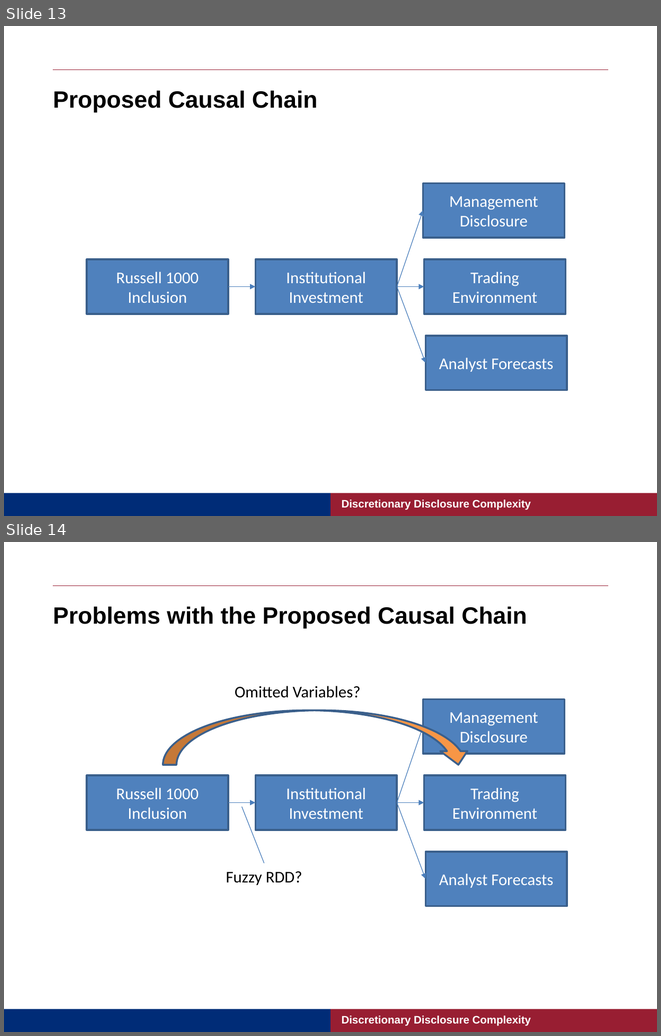
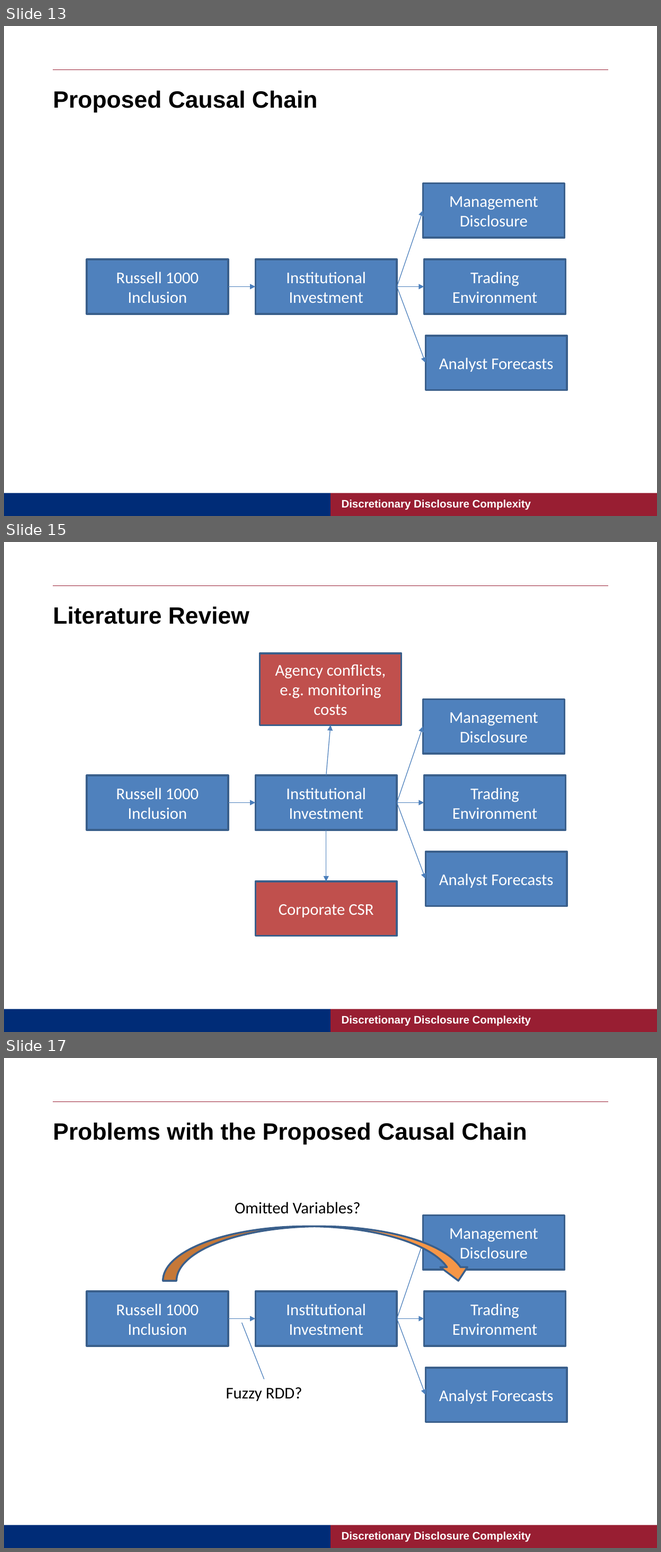
Before and after one commit to mixerupper/empirical_design_capstone, a slide deck: presentation/ACCT 930 - Capstone - Copy.pptx. Shown one above the other, each under a label of ours: slides 13 and 14 before the commit, slides 13, 15 and 17 after it; the slides between them are not shown. The pictures are 661x1036 and 661x1552 pixels, drawn with LibreOffice and Linux fonts; fonts in the diff are those of the drawing. Boxes give left, top, right and bottom in pixels: in the first picture for what was removed or moved away, otherwise in the second. Text is boxed around its words. In the diff, an @@ line names an element or a change of style, - is before the commit and + after.

```diff
--- a/presentation/ACCT 930 - Capstone - Copy.pptx
+++ b/presentation/ACCT 930 - Capstone - Copy.pptx
@@ slide 15 added at bbox=[4, 542, 657, 1032], background #FFFFFF; not listed: 3 template elements that a slide beside it also shows @@
@@ title added at bbox=[53, 606, 249, 624], 26 pt, text #000000, bold @@
+Literature Review
@@ rectangle added at bbox=[260, 653, 402, 725], fill #C0504D, outline #3A5F8C 2 pt, 18 pt, text #FFFFFF @@
+Agency conflicts, e.g. monitoring costs
@@ rectangle added at bbox=[423, 699, 565, 753], fill #4F81BD, outline #3A5F8C 2 pt, 18 pt, text #FFFFFF @@
+Management Disclosure
@@ arrow added from (326, 775) to (330, 725), #4B7EBC 0.75 pt @@
@@ arrow added from (397, 803) to (423, 726), #4B7EBC 0.75 pt @@
@@ rectangle added at bbox=[87, 775, 229, 829], fill #4F81BD, outline #3A5F8C 2 pt, 18 pt, text #FFFFFF @@
+Russell 1000 Inclusion
@@ rectangle added at bbox=[255, 775, 397, 829], fill #4F81BD, outline #3A5F8C 2 pt, 18 pt, text #FFFFFF @@
+Institutional Investment
@@ rectangle added at bbox=[424, 775, 566, 829], fill #4F81BD, outline #3A5F8C 2 pt, 18 pt, text #FFFFFF @@
+Trading Environment
@@ arrow added from (228, 803) to (255, 803), #4B7EBC 0.75 pt @@
@@ arrow added from (397, 803) to (424, 803), #4B7EBC 0.75 pt @@
@@ arrow added from (397, 803) to (426, 879), #4B7EBC 0.75 pt @@
@@ arrow added from (326, 830) to (326, 882), #4B7EBC 0.75 pt @@
@@ rectangle added at bbox=[426, 852, 567, 906], fill #4F81BD, outline #3A5F8C 2 pt, 18 pt, text #FFFFFF @@
+Analyst Forecasts
@@ rectangle added at bbox=[255, 882, 397, 936], fill #C0504D, outline #3A5F8C 2 pt, 18 pt, text #FFFFFF @@
+Corporate CSR
@@ text added at bbox=[342, 1015, 531, 1026], 12 pt, text #FFFFFF, bold @@
+Discretionary Disclosure Complexity
@@ what was slide 14 is now slide 17 @@
```
Also in this commit, not shown: 1 slide changed, 2 other slides added.
